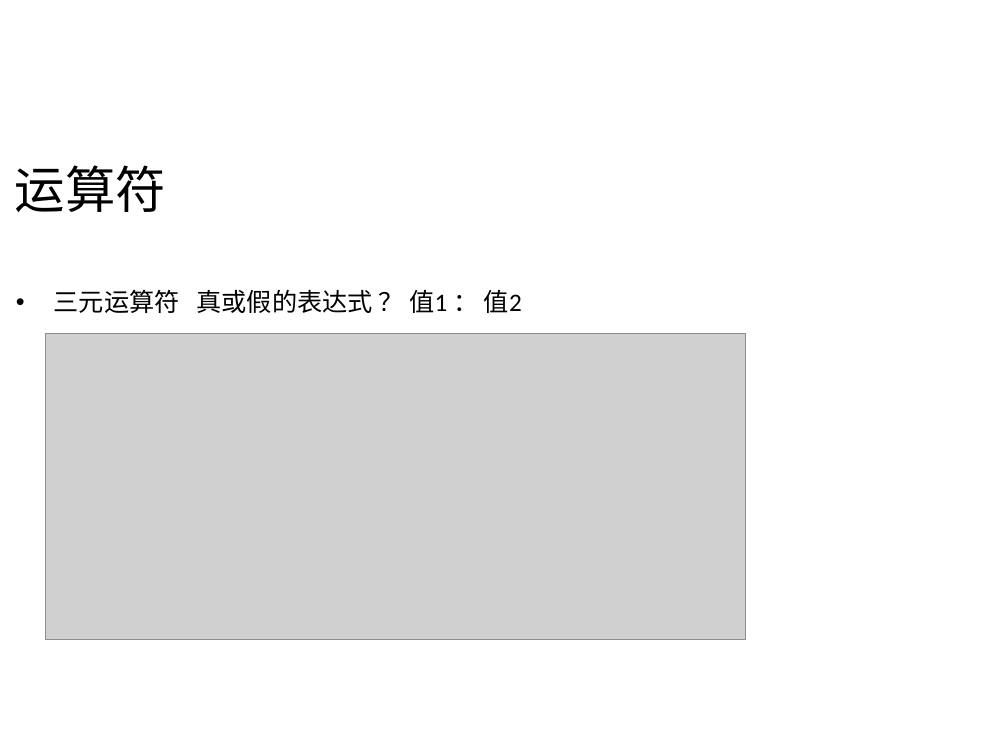
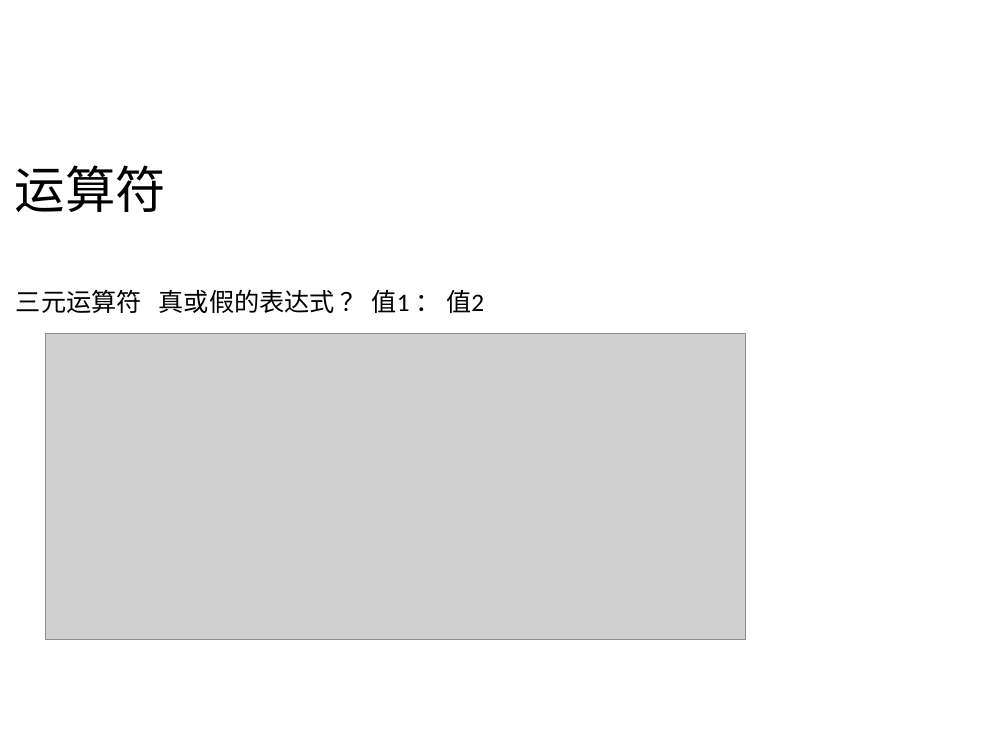
Before and after one commit to frankzhf/cheer2017, a slide deck: slide 16 of ppt/2/4.java语言基础.ppt. Drawn at 1008x756 pixels with LibreOffice and Linux fonts; fonts in the diff are those of the drawing; grey boxes stand for pictures; background and template pictures are left out. Boxes give left, top, right and bottom in pixels: in the first picture for what was removed or moved away, otherwise in the second. Text is boxed around its words. In the diff, an @@ line names an element or a change of style, - is before the commit and + after.

```diff
--- a/ppt/2/4.java语言基础.ppt
+++ b/ppt/2/4.java语言基础.ppt
@@ text "三元运算符 真或假的表达式 ？ 值1 ： ..." at [16, 289, 484, 313]: bullet • to none @@
```
Also in this commit, not shown: 17 other slides changed, 13 other files.
